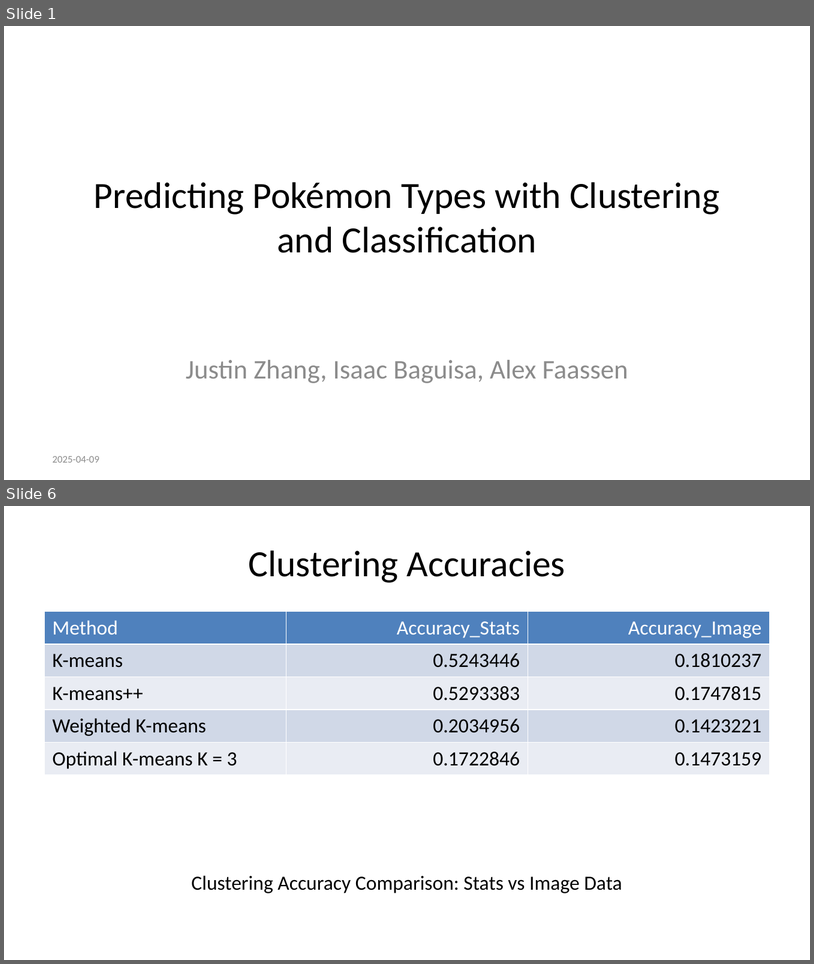
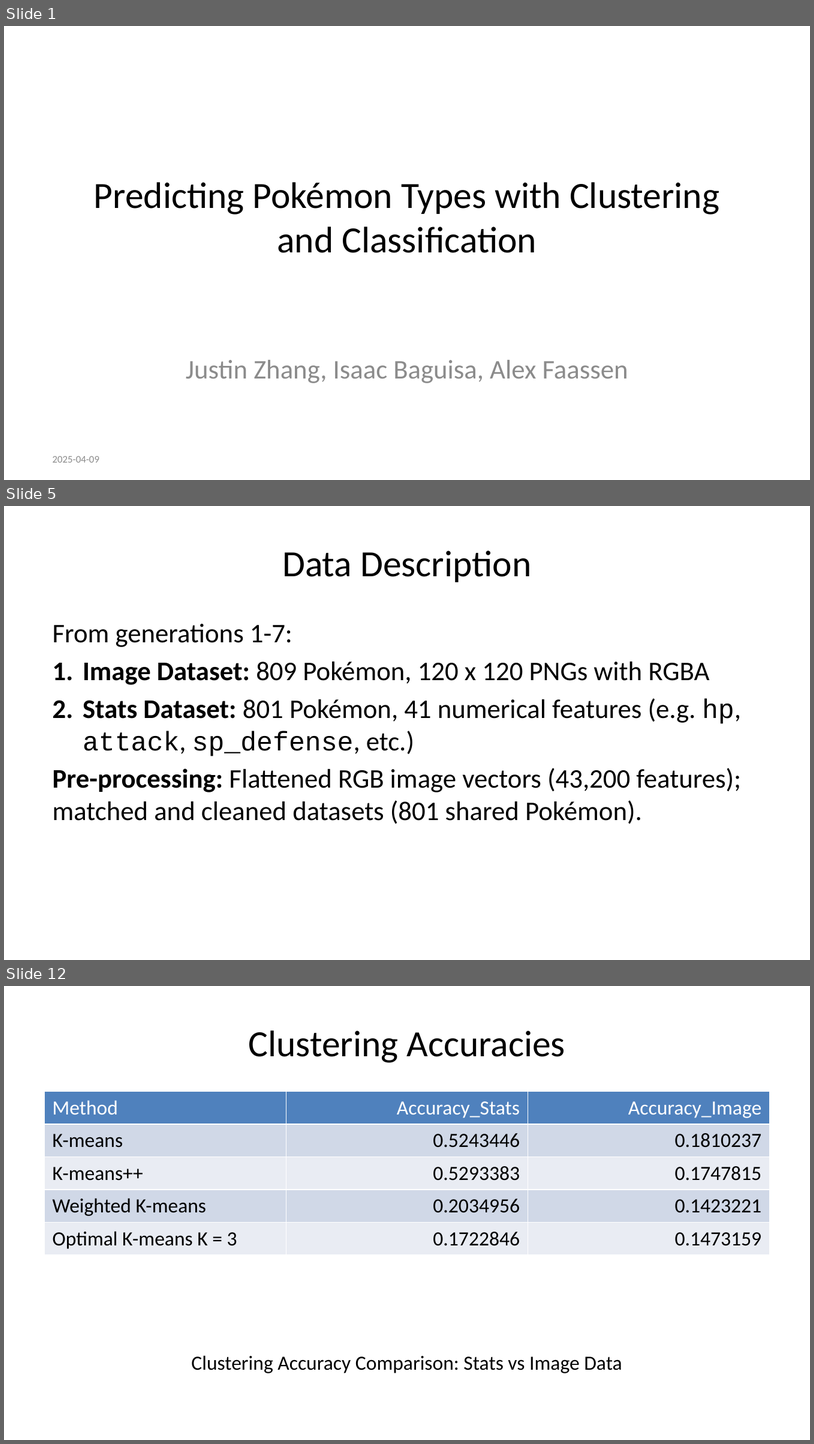
Before and after one commit to alexfaassen/STA2201, a slide deck: Presentation.pptx. Shown one above the other, each under a label of ours: slides 1 and 6 before the commit, slides 1, 5 and 12 after it; the slides between them are not shown. The pictures are 814x964 and 814x1444 pixels, drawn with LibreOffice and Linux fonts; fonts in the diff are those of the drawing. Boxes give left, top, right and bottom in pixels: in the first picture for what was removed or moved away, otherwise in the second. Text is boxed around its words. In the diff, an @@ line names an element or a change of style, - is before the commit and + after.

```diff
--- a/Presentation.pptx
+++ b/Presentation.pptx
@@ slide 5 added at [4, 506, 810, 960], background #FFFFFF @@
@@ title added at [282, 550, 531, 582], 33 pt, text #000000 @@
+Data Description
@@ text added at [53, 624, 741, 823], 24 pt, text #000000 @@
+From generations 1-7:
+1. Image Dataset: 809 Pokémon, 120 x 120 PNGs with RGBA
+2. Stats Dataset: 801 Pokémon, 41 numerical features (e.g. hp, attack, sp_defense, etc.)
+Pre-processing: Flattened RGB image vectors (43,200 features); matched and cleaned datasets (801 shared Pokémon).
@@ what was slide 6 is now slide 12 @@
```
Also in this commit, not shown: 1 slide changed, 7 other slides added, 2 slides removed, 3 other files.
